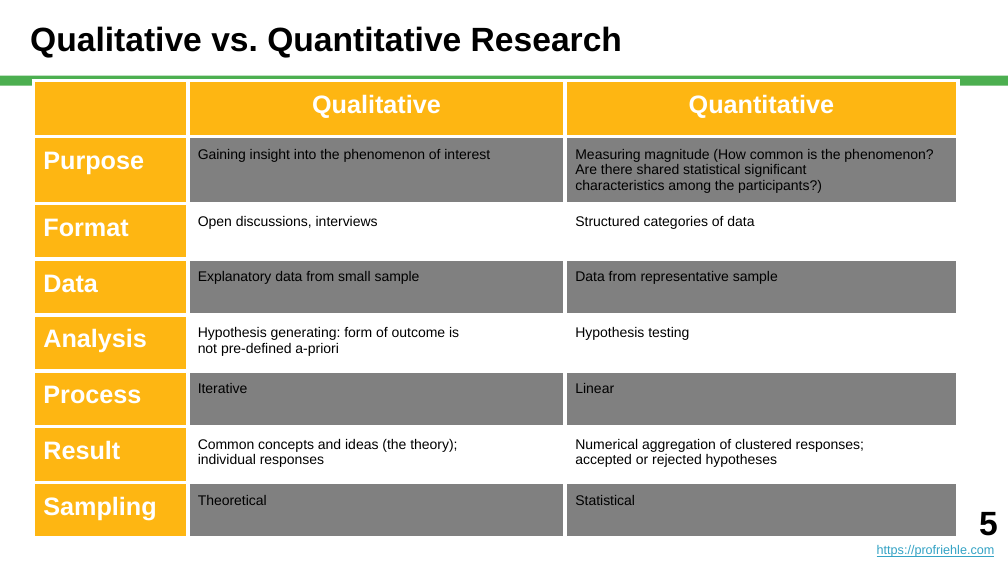
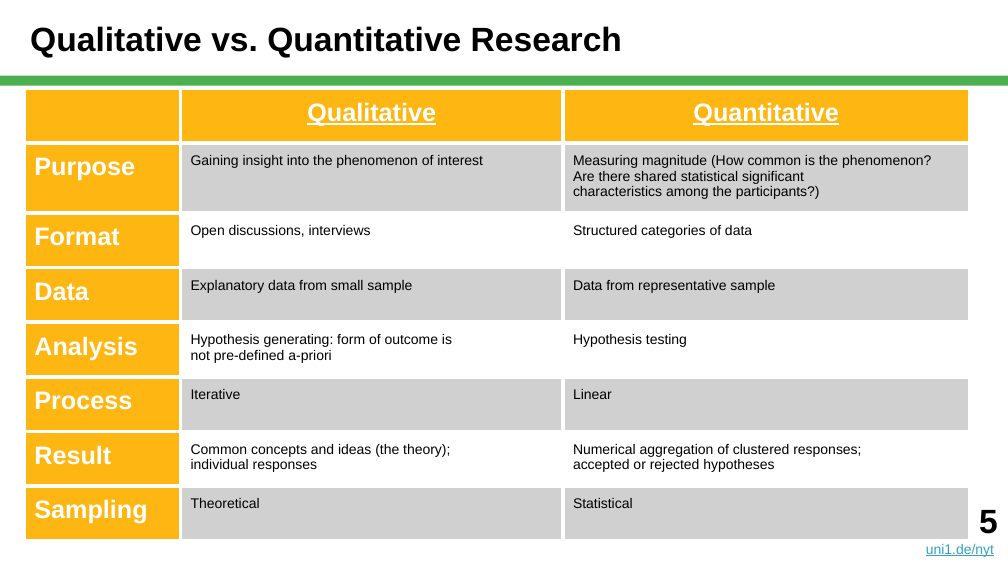
Before and after one commit to dirkriehle/nyt-course, a slide deck: slide 5 of Lecture slides/NYT B03 - Qualitative Data Analysis.pptx. Drawn at 1008x567 pixels with LibreOffice and Linux fonts; fonts in the diff are those of the drawing. Boxes give left, top, right and bottom in pixels: in the first picture for what was removed or moved away, otherwise in the second. Text is boxed around its words. In the diff, an @@ line names an element or a change of style, - is before the commit and + after.

```diff
--- a/Lecture slides/NYT B03 - Qualitative Data Analysis.pptx
+++ b/Lecture slides/NYT B03 - Qualitative Data Analysis.pptx
@@ table at [24,88,969,528] @@
@@ fill #808080 to #D0D0D0 in 8 cells @@
@@ underline on in "Qualitative", "Quantitative" @@
@@ table: place and size @@
-table at [33,81,958,525]
+table at [24,88,969,528]
@@ text: place and size @@
-text at [877,512,998,557]
+text at [926,510,998,557]
@@ text at [926,544,994,557]: text changed; size 9 to 10 pt @@
-https://profriehle.com
+uni1.de/nyt
```
Also in this commit, not shown: 34 other slides changed, 2 slides added, 1 slide removed, 1 other file.
